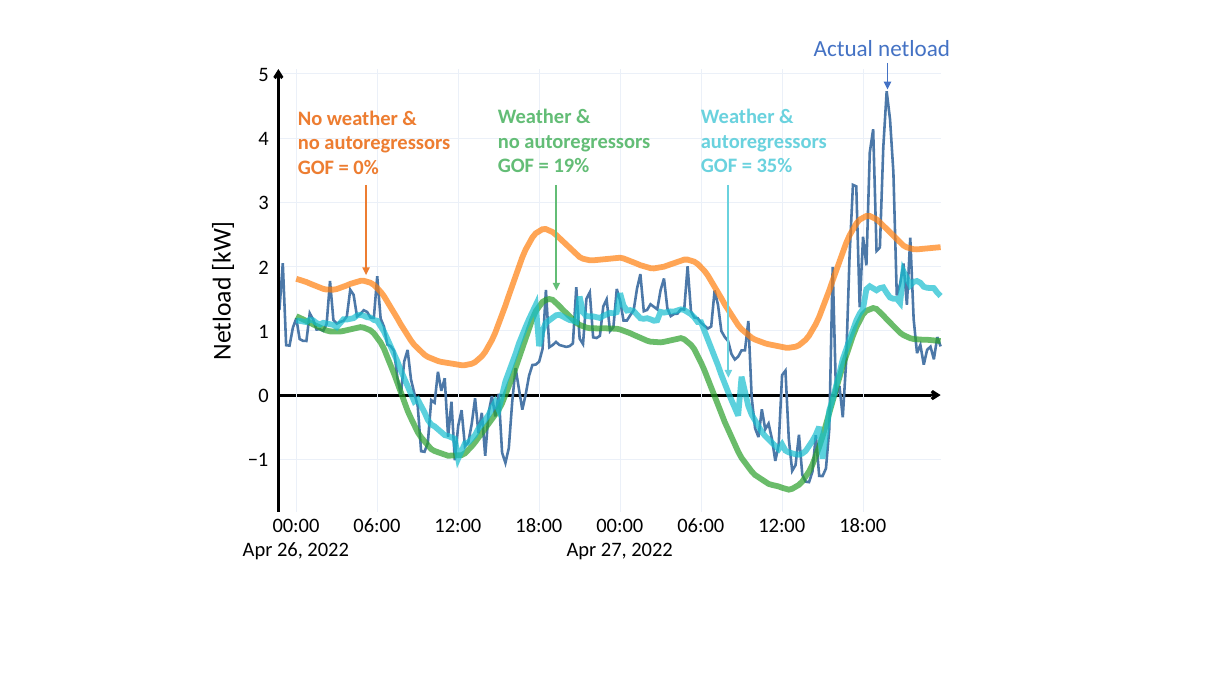
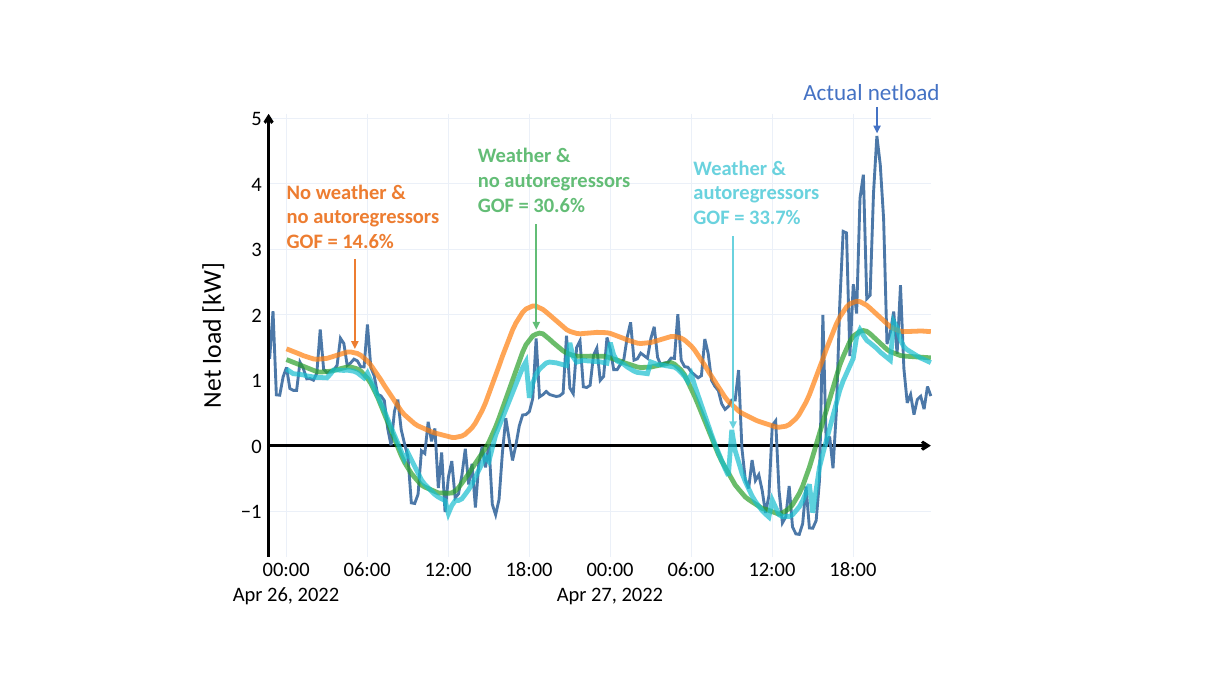
Before and after one commit to Jonathan56/supplementary_thesis, a slide deck: slide 36 of figures.pptx. Drawn at 1232x693 pixels with LibreOffice and Linux fonts; fonts in the diff are those of the drawing. Boxes give left, top, right and bottom in pixels: in the first picture for what was removed or moved away, otherwise in the second. Text is boxed around its words. In the diff, an @@ line names an element or a change of style, - is before the commit and + after.

```diff
--- a/figures.pptx
+++ b/figures.pptx
@@ freeform shape: place and size @@
-freeform shape at bbox=[279, 139, 941, 140]
+freeform shape at bbox=[270, 118, 932, 119]
@@ 14 texts, 9 freeform shapes, 1 arrow: place and size @@
-14 texts, 9 freeform shapes, 1 arrow at bbox=[243, 40, 950, 560]
+14 texts, 9 freeform shapes, 1 arrow at bbox=[233, 84, 940, 605]
@@ freeform shape: place and size @@
-freeform shape at bbox=[279, 91, 941, 482]
+freeform shape at bbox=[270, 136, 932, 534]
@@ freeform shape at bbox=[270, 136, 932, 534]: outline #4C78A8 2 pt to #4C78A8 2.25 pt @@
@@ text "Weather &": place and size @@
-text "Weather &" at bbox=[498, 108, 650, 172]
+text "Weather &" at bbox=[478, 147, 630, 212]
@@ text "No weather &": place and size @@
-text "No weather &" at bbox=[298, 110, 450, 174]
+text "No weather &" at bbox=[287, 184, 439, 248]
@@ text "Weather &": place and size @@
-text "Weather &" at bbox=[701, 108, 827, 172]
+text "Weather &" at bbox=[693, 160, 819, 224]
@@ freeform shape: place and size @@
-freeform shape at bbox=[279, 202, 941, 203]
+freeform shape at bbox=[270, 184, 932, 185]
@@ text at bbox=[478, 198, 585, 212]: text changed @@
-GOF = 19%
+GOF = 30.6%
@@ text at bbox=[287, 234, 394, 248]: text changed @@
-GOF = 0%
+GOF = 14.6%
@@ freeform shape removed at bbox=[297, 216, 941, 366] @@
@@ arrow moved from (556, 185) - (556, 290) to (536, 225) - (536, 330) @@
@@ text at bbox=[693, 210, 801, 224]: text changed @@
-GOF = 35%
+GOF = 33.7%
@@ arrow moved from (728, 185) - (728, 378) to (733, 237) - (733, 429) @@
@@ text at bbox=[196, 268, 227, 406]: spaces changed @@
-Netload [kW]
+Net load [kW]
@@ freeform shape: place and size @@
-freeform shape at bbox=[279, 267, 941, 268]
+freeform shape at bbox=[270, 250, 932, 250]
@@ arrow moved from (366, 185) - (366, 275) to (355, 259) - (355, 349) @@
@@ freeform shape: place and size @@
-freeform shape at bbox=[279, 331, 941, 332]
+freeform shape at bbox=[270, 315, 932, 316]
@@ freeform shape: place and size @@
-freeform shape at bbox=[297, 272, 941, 459]
+freeform shape at bbox=[287, 301, 931, 437]
@@ freeform shape at bbox=[287, 301, 931, 437]: outline #17BECF 4.5 pt to #FF7F0E 3.75 pt @@
@@ freeform shape: place and size @@
-freeform shape at bbox=[297, 299, 941, 490]
+freeform shape at bbox=[287, 322, 931, 518]
@@ freeform shape at bbox=[287, 322, 931, 518]: outline #2CA02C 4.5 pt to #17BECF 3.75 pt @@
@@ freeform shape added at bbox=[287, 331, 931, 515], outline #2CA02C 3.75 pt @@
@@ freeform shape: place and size @@
-freeform shape at bbox=[279, 74, 941, 75]
+freeform shape at bbox=[270, 380, 932, 381]
@@ text "−1": place and size @@
-text "−1" at bbox=[248, 453, 269, 466]
+text "−1" at bbox=[241, 504, 262, 518]
@@ 3 texts, 2 freeform shapes: place and size @@
-3 texts, 2 freeform shapes at bbox=[258, 260, 941, 460]
+3 texts, 2 freeform shapes at bbox=[251, 308, 932, 512]
```
Also in this commit, not shown: 6 slides added, 21 other files.
